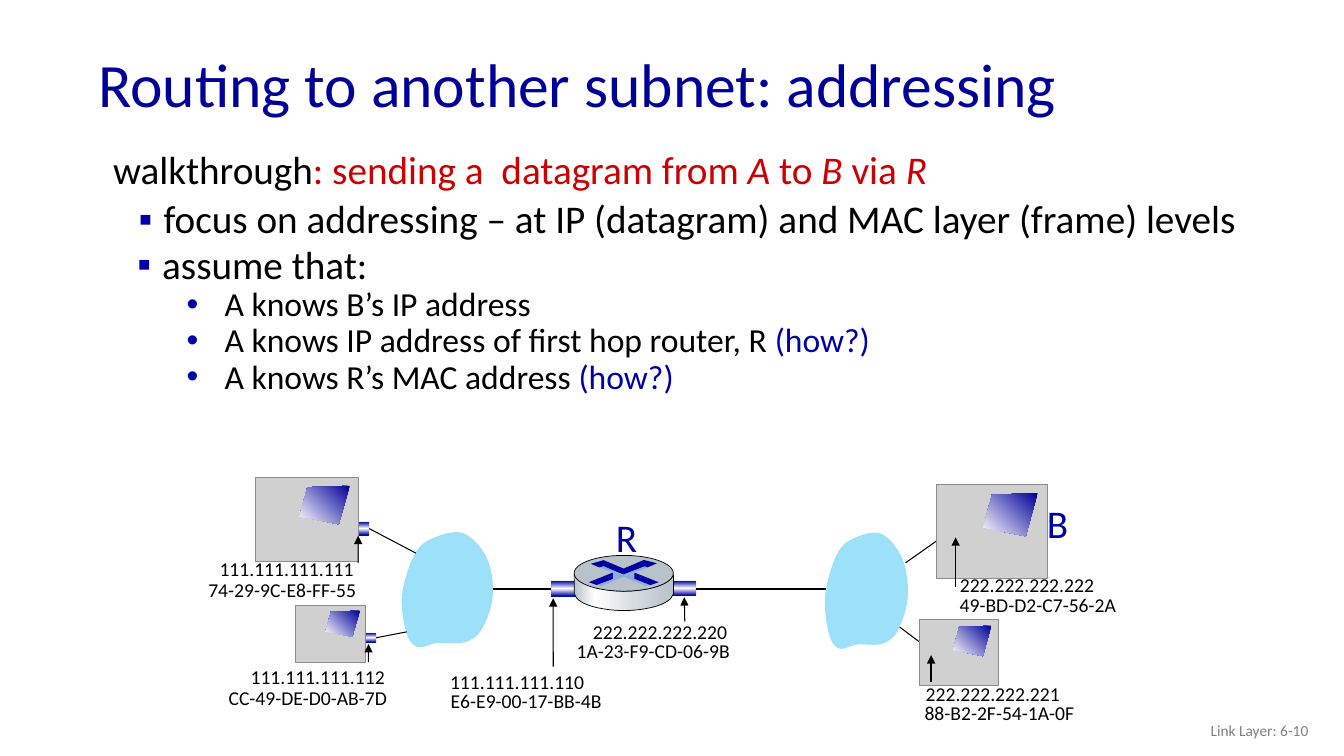
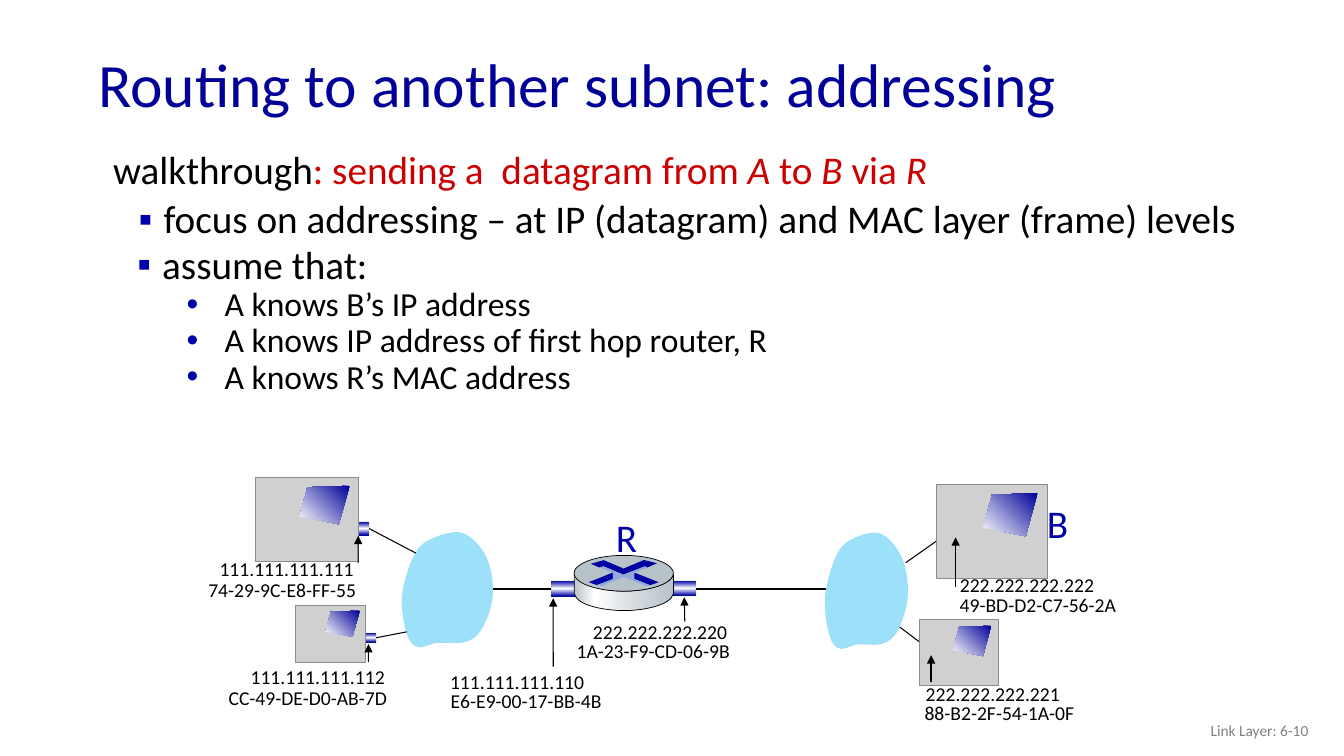
Before and after one commit to guhofstra/CSC175, a slide deck: slide 10 of PPTs/6.4 Switched Local Area Networks.pptx. Drawn at 1344x756 pixels with LibreOffice and Linux fonts; fonts in the diff are those of the drawing; grey boxes stand for pictures. Boxes give left, top, right and bottom in pixels: in the first picture for what was removed or moved away, otherwise in the second. Text is boxed around its words. In the diff, an @@ line names an element or a change of style, - is before the commit and + after.

```diff
--- a/PPTs/6.4 Switched Local Area Networks.pptx
+++ b/PPTs/6.4 Switched Local Area Networks.pptx
@@ text at (225, 328, 767, 390): text changed @@
-    • A knows IP address of first hop router, R (how?)
-    • A knows R’s MAC address (how?)
+    • A knows IP address of first hop router, R
+    • A knows R’s MAC address
```
Also in this commit, not shown: 4 other slides changed, 3 slides removed, 31 other files.
